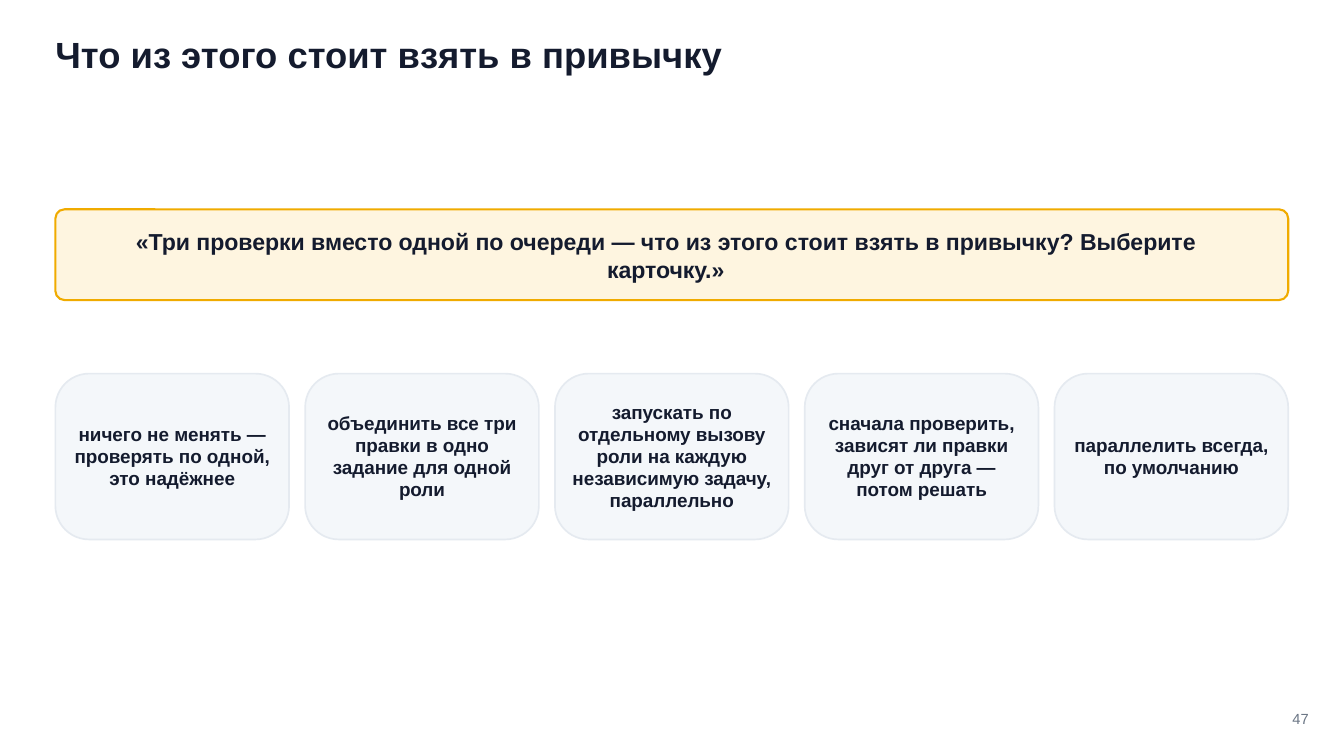
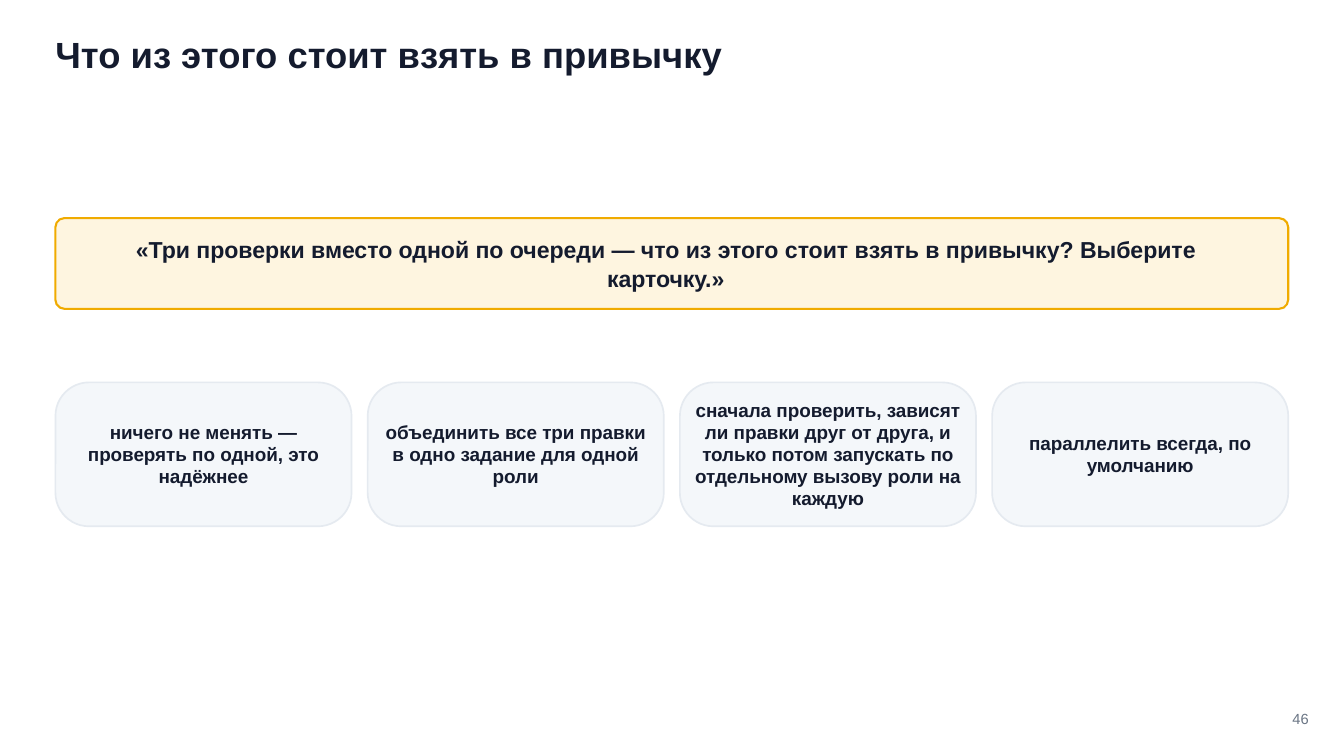
Before and after one commit to tellina-study/AI-usage-lessons, a slide deck: slide 46 of library/seminars/sem-06/rendered/sem-06.pptx (slide 47 before the commit). Drawn at 1344x756 pixels with LibreOffice and Linux fonts; fonts in the diff are those of the drawing. Boxes give left, top, right and bottom in pixels: in the first picture for what was removed or moved away, otherwise in the second. Text is boxed around its words. In the diff, an @@ line names an element or a change of style, - is before the commit and + after.

```diff
--- a/library/seminars/sem-06/rendered/sem-06.pptx
+++ b/library/seminars/sem-06/rendered/sem-06.pptx
@@ rounded rectangle: place and size @@
-rounded rectangle at [55, 210, 1289, 300]
+rounded rectangle at [55, 218, 1289, 309]
@@ text "«Три проверки вместо одной по ...": place and size @@
-text "«Три проверки вместо одной по ..." at [136, 232, 1196, 283]
+text "«Три проверки вместо одной по ..." at [136, 240, 1196, 292]
@@ rounded rectangle: place and size @@
-rounded rectangle at [55, 374, 289, 539]
+rounded rectangle at [55, 382, 352, 526]
@@ text "ничего не менять — проверять ..." rewrapped from [75, 431, 270, 489] to [88, 429, 319, 487] @@
@@ rounded rectangle: place and size @@
-rounded rectangle at [306, 374, 539, 539]
+rounded rectangle at [368, 382, 664, 526]
@@ text "объединить все три правки в ..." rewrapped from [328, 416, 516, 500] to [386, 425, 646, 487] @@
@@ rounded rectangle: place and size @@
-rounded rectangle at [556, 374, 789, 539]
+rounded rectangle at [681, 382, 977, 526]
@@ proportions changed in 4 elements at [55, 382, 352, 526], [368, 382, 664, 526], [681, 382, 977, 526], [992, 382, 1289, 526] @@
@@ rounded rectangle: place and size @@
-rounded rectangle at [805, 374, 1038, 539]
+rounded rectangle at [992, 382, 1289, 526]
@@ text "параллелить всегда, по умолчанию" rewrapped from [1074, 442, 1269, 478] to [1029, 440, 1251, 476] @@
@@ rounded rectangle removed at [1055, 374, 1289, 539] @@
@@ text at [695, 407, 961, 509]: text changed @@
-запускать по отдельному вызову роли на каждую независимую задачу, параллельно
+сначала проверить, зависят ли правки друг от друга, и только потом запускать по отдельному вызову роли на каждую
@@ text removed at [829, 420, 1014, 500] @@
-сначала проверить, зависят ли правки друг от друга — потом решать
@@ text at [1292, 714, 1308, 724]: text changed @@
-47
+46
```
Also in this commit, not shown: 39 other slides changed, 1 slide removed, 53 other files.
